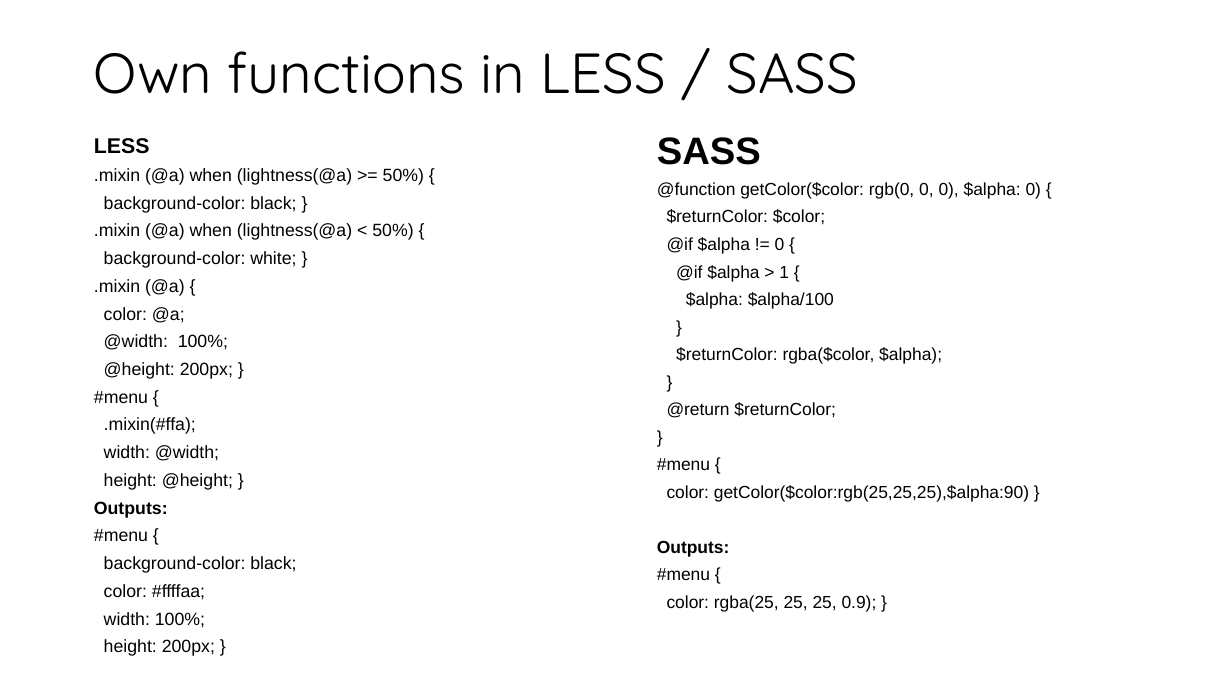
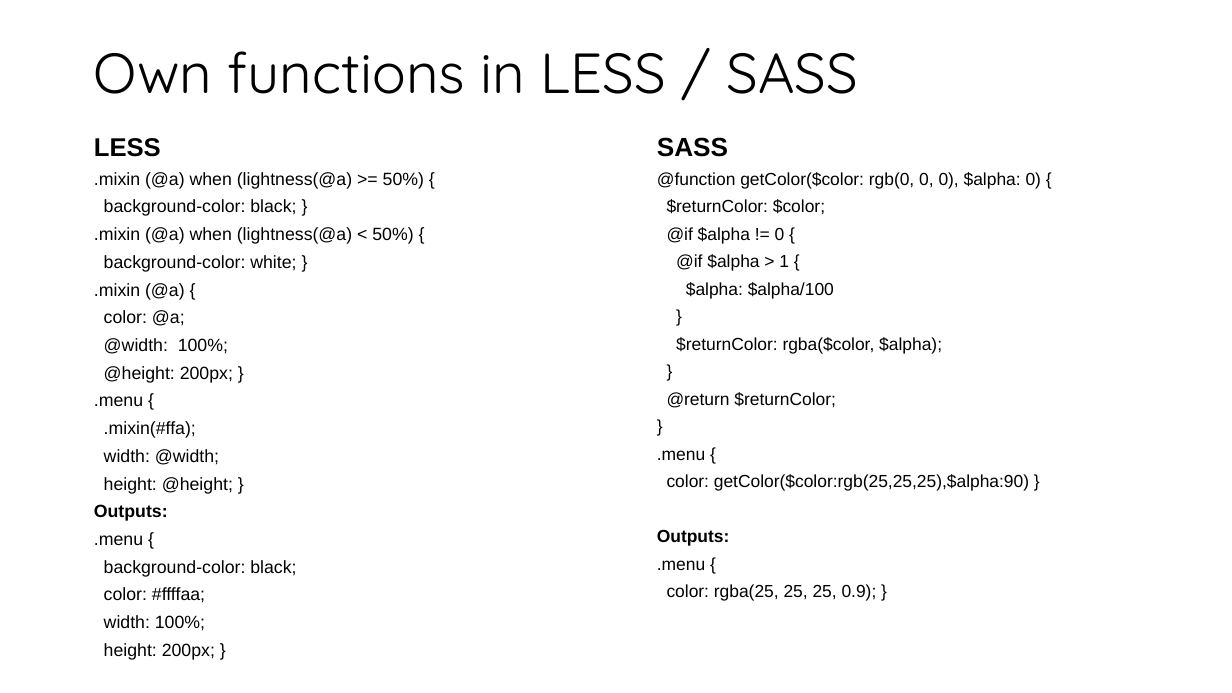
Before and after one commit to stiltet/SASS-Code-Example-Demo, a slide deck: slide 12 of Presentation.pptx (slide 9 before the commit). Drawn at 1232x693 pixels with LibreOffice and Linux fonts; fonts in the diff are those of the drawing. Boxes give left, top, right and bottom in pixels: in the first picture for what was removed or moved away, otherwise in the second. Text is boxed around its words. In the diff, an @@ line names an element or a change of style, - is before the commit and + after.

```diff
--- a/Presentation.pptx
+++ b/Presentation.pptx
@@ text at [94,138,161,157]: size 16.6 to 19.9 pt in "LESS" @@
@@ text at [657,137,728,157]: size 29.8 to 20.4 pt in "SASS" @@
@@ text at [94,396,143,406]: text changed @@
-#menu {
+.menu {
@@ text at [657,450,705,460]: text changed @@
-#menu {
+.menu {
@@ text at [94,535,143,545]: text changed @@
-#menu {
+.menu {
@@ text at [657,560,705,570]: text changed @@
-#menu {
+.menu {
```
Also in this commit, not shown: 8 other slides changed, 6 slides added, 9 other files.
